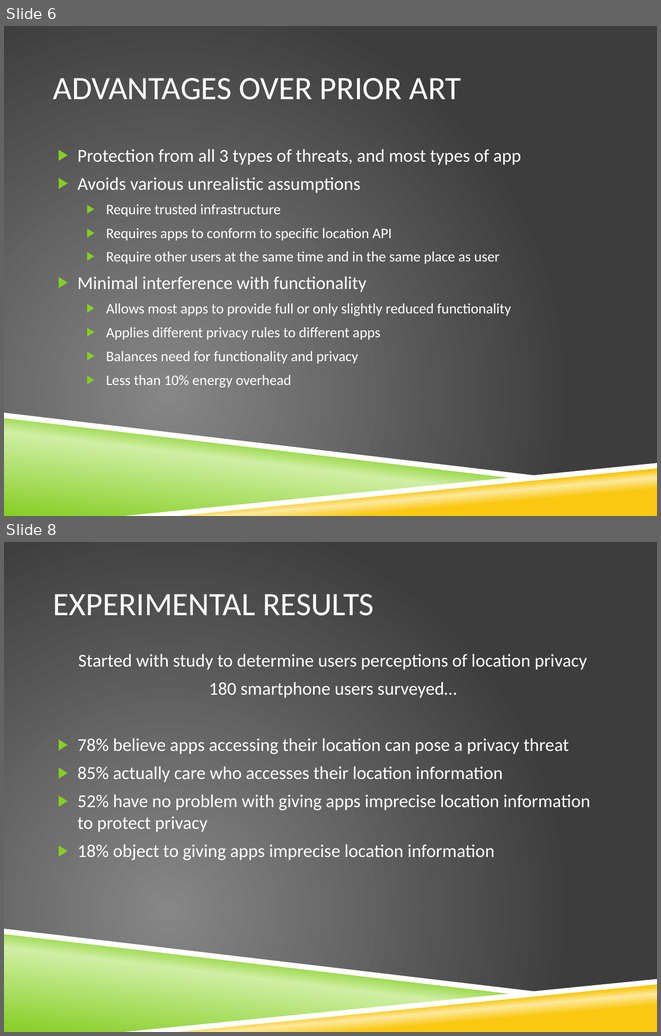
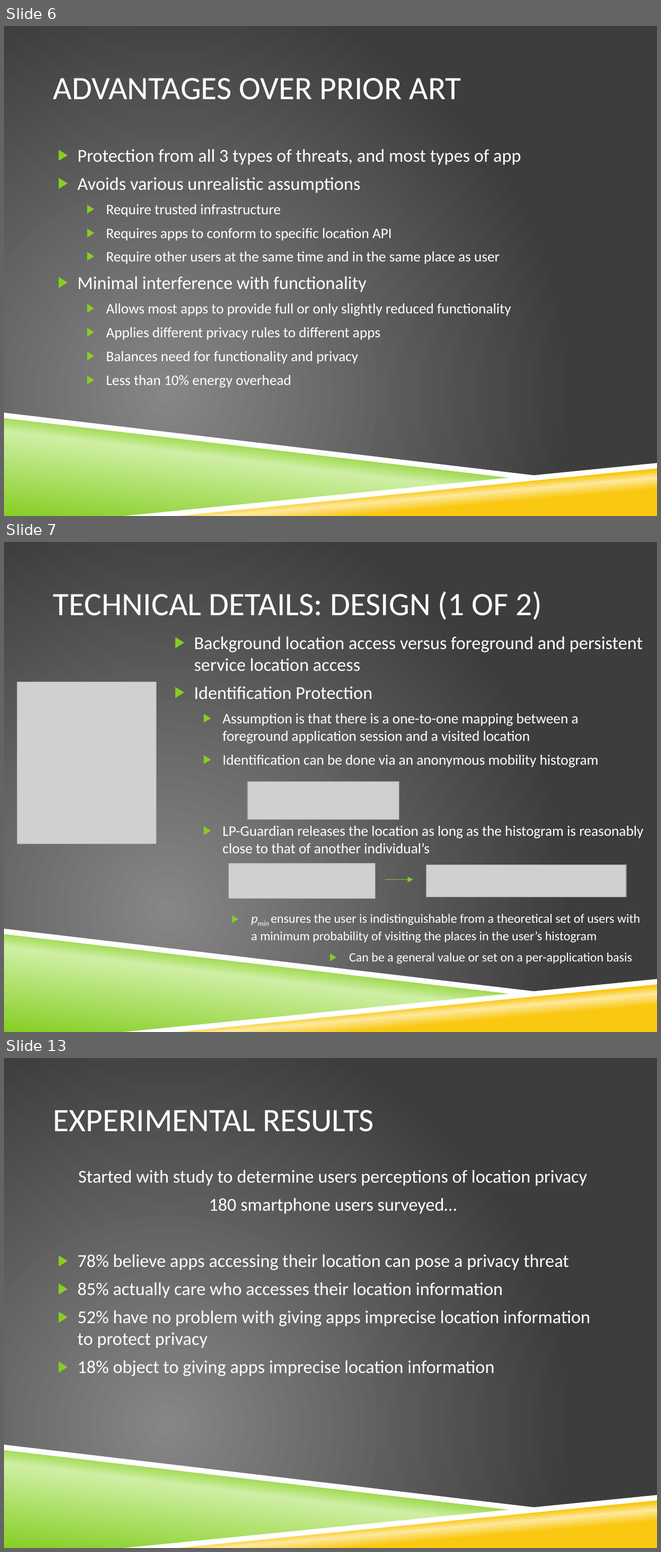
Before and after one commit to vfasburg/cse_825, a slide deck: PaperPresentation/Paper_Presentation_Fasburg_Reiff_Thomas.pptx. Shown one above the other, each under a label of ours: slides 6 and 8 before the commit, slides 6, 7 and 13 after it; the slides between them are not shown. The pictures are 661x1036 and 661x1552 pixels, drawn with LibreOffice and Linux fonts; fonts in the diff are those of the drawing; grey boxes stand for pictures; background and template pictures are left out. Boxes give left, top, right and bottom in pixels: in the first picture for what was removed or moved away, otherwise in the second. Text is boxed around its words. In the diff, an @@ line names an element or a change of style, - is before the commit and + after.

Commit message:
Adding first draft of my slides (slides 7-12 in the current presentation). Slides not timed out yet.

```diff
--- a/PaperPresentation/Paper_Presentation_Fasburg_Reiff_Thomas.pptx
+++ b/PaperPresentation/Paper_Presentation_Fasburg_Reiff_Thomas.pptx
@@ slide 7 added at box(4, 542, 657, 1032), background picture (left out); not listed: 4 template elements that a slide beside it also shows @@
@@ title added at box(53, 591, 542, 620), 36 pt, text #FFFFFF @@
+TECHNICAL DETAILS: DESIGN (1 OF 2)
@@ text added at box(194, 636, 643, 963), 16 pt, text #FFFFFF @@
+▶ Background location access versus foreground and persistent service location access
+▶ Identification Protection
+  ▶ Assumption is that there is a one-to-one mapping between a foreground application session and a visited location
+  ▶ Identification can be done via an anonymous mobility histogram
+  ▶ LP-Guardian releases the location as long as the histogram is reasonably close to that of another individual’s
+    ▶ pmin ensures the user is indistinguishable from a theoretical set of users with a minimum probability of visiting the places in the user’s histogram
+          ▶ Can be a general value or set on a per-application basis
@@ picture added at box(17, 682, 157, 844) @@
@@ picture added at box(248, 782, 399, 820) @@
@@ picture added at box(229, 863, 376, 899) @@
@@ picture added at box(426, 865, 626, 897) @@
@@ arrow added from (385, 880) to (413, 880), #86CE24 0.75 pt @@
@@ what was slide 8 is now slide 13 @@
```
Also in this commit, not shown: 3 slides changed, 7 other slides added, 1 slide removed.
